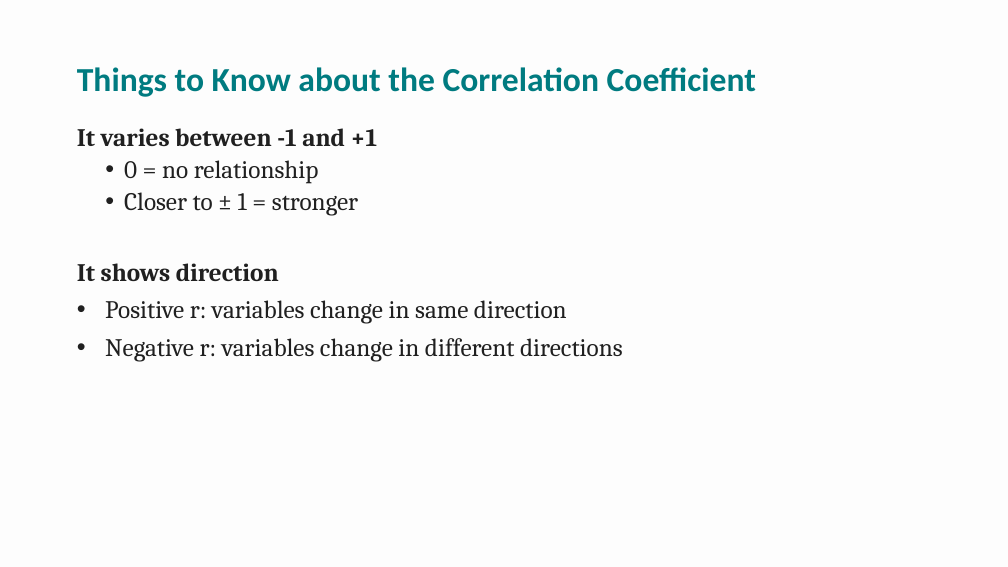
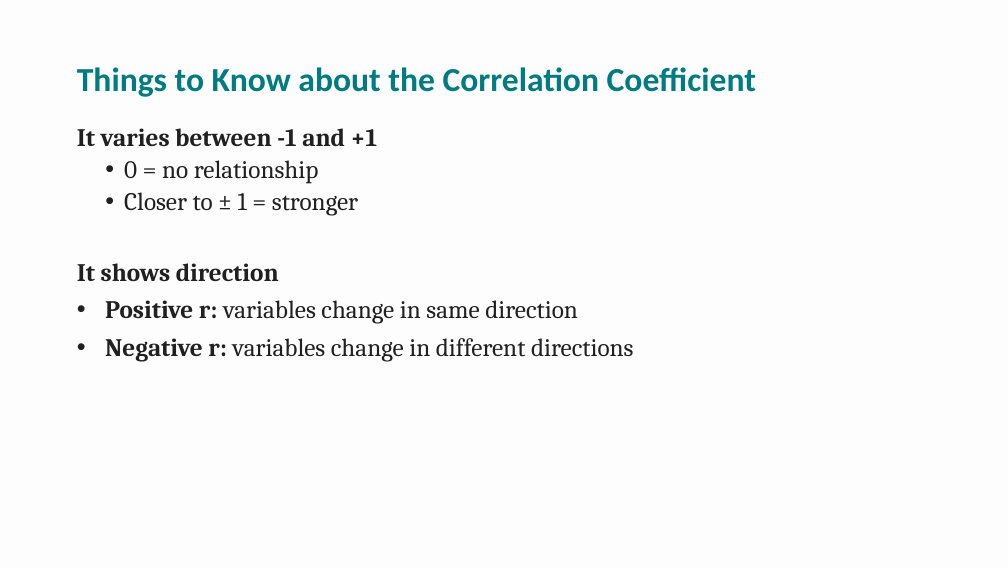
Before and after one commit to npm27/Teaching-Materials, a slide deck: slide 5 of Research Methods/Spring 26/Slides/8 Chapter 8.pptx. Drawn at 1008x567 pixels with LibreOffice and Linux fonts; fonts in the diff are those of the drawing. Boxes give left, top, right and bottom in pixels: in the first picture for what was removed or moved away, otherwise in the second. Text is boxed around its words. In the diff, an @@ line names an element or a change of style, - is before the commit and + after.

```diff
--- a/Research Methods/Spring 26/Slides/8 Chapter 8.pptx
+++ b/Research Methods/Spring 26/Slides/8 Chapter 8.pptx
@@ text at [105,300,634,362]: bold on in "Positive r:", "Negative r:" @@
```
